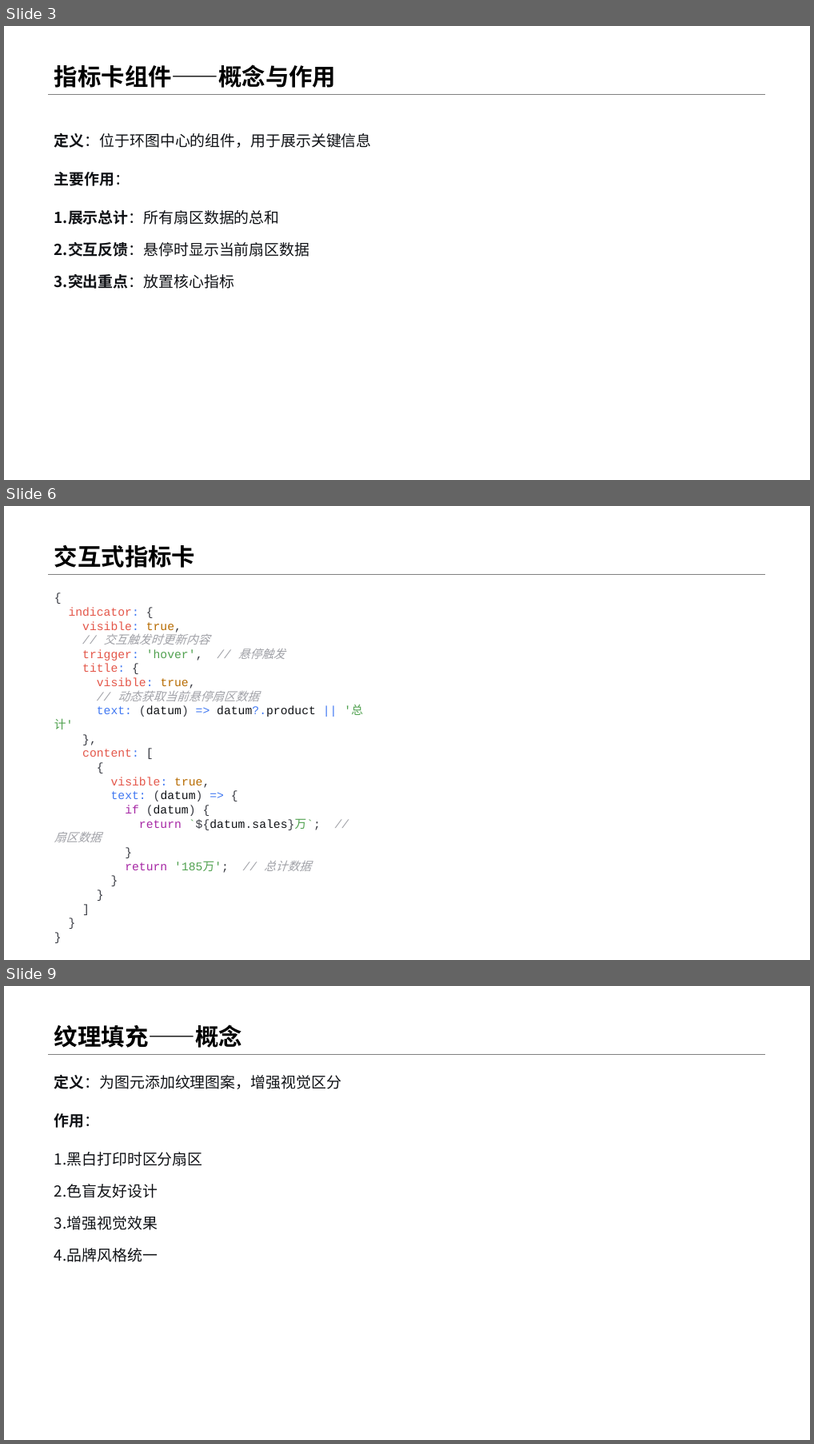
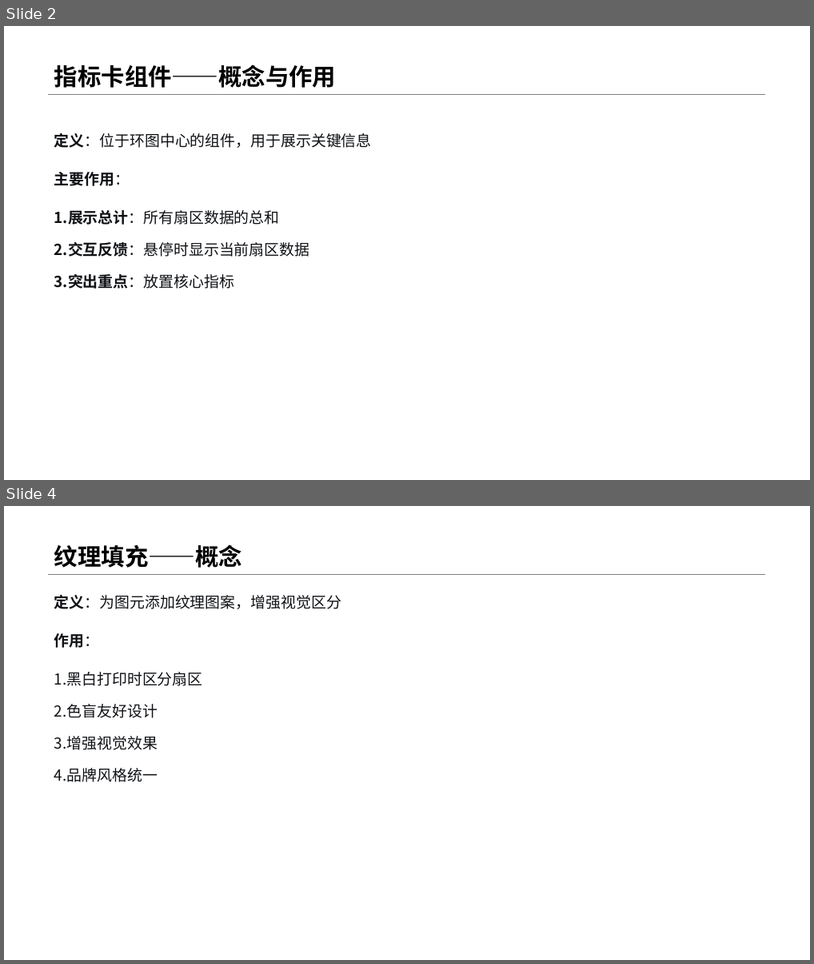
Before and after one commit to menglin1997/vchartCourse, a slide deck: code/Chapter 3 - Vchart Type/22-PieAdvanced/22-PieAdvanced.pptx. Shown one above the other, each under a label of ours: slides 3, 6 and 9 before the commit, slides 2 and 4 after it; the slides between them are not shown. The pictures are 814x1444 and 814x964 pixels, drawn with LibreOffice and Linux fonts; fonts in the diff are those of the drawing. Boxes give left, top, right and bottom in pixels: in the first picture for what was removed or moved away, otherwise in the second. Text is boxed around its words. In the diff, an @@ line names an element or a change of style, - is before the commit and + after.

```diff
--- a/code/Chapter 3 - Vchart Type/22-PieAdvanced/22-PieAdvanced.pptx
+++ b/code/Chapter 3 - Vchart Type/22-PieAdvanced/22-PieAdvanced.pptx
@@ slide 6 removed at <box>4,506,810,960</box>, background #FFFFFF; not listed: 1 template element that a slide beside it also shows @@
@@ title removed at <box>54,545,195,568</box> @@
-交互式指标卡
@@ text removed at <box>54,607,363,872</box> @@
-{
-indicator: {
-visible: true,
-// 交互触发时更新内容
-trigger: 'hover', // 悬停触发
-title: {
-visible: true,
-// 动态获取当前悬停扇区数据
-text: (datum) => datum?.product || '总计'
-},
-content: [
-{
-visible: true,
-text: (datum) => {
-if (datum) {
-return `${datum.sales}万`; // 扇区数据
-}
-return '185万'; // 总计数据
-}
-}
-]
-}
-}
@@ what was slide 3 is now slide 2 @@
@@ what was slide 9 is now slide 4 @@
```
Also in this commit, not shown: 5 slides changed, 1 slide added, 4 other slides removed, 5 other files.
